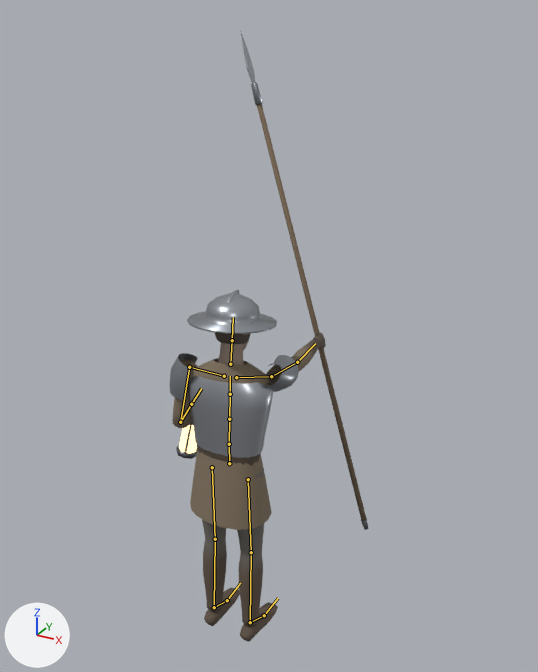
Before and after pictures for a commit that changed the glTF model assets/models/characters/guard.glb.
Camera for both pictures: a 50 mm lens placed at (1.57, -2.48, 2.92), pointed at (-0.01, 0.4, 1.48). Lighting does not change. The marker at lower left points along +X, +Y and +Z. The first picture is the older version. Both versions are drawn at frame 5 of the action 'pull'; the numbers are the values there. The bones that change, and the others that lie on the model, are drawn over the model as lines.

Objects in the first picture: 'Guard'.
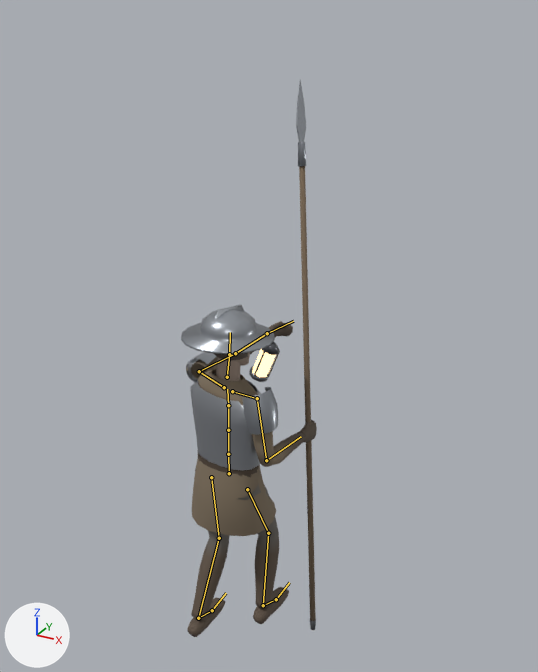
Diff of the bpy script that builds the scene:
```diff
--- a/assets/models/characters/guard.glb.py
+++ b/assets/models/characters/guard.glb.py
@@ bone_hips @@
 bone_hips = bpy.data.objects['Armature'].pose.bones['Hips']  # child of 'Root'
-bone_hips.location = (0.0, 0.0, 0.0)
+bone_hips.location = (0.0, -0.051, -0.007)
@@ bone_spine @@
 bone_spine = bpy.data.objects['Armature'].pose.bones['Spine']  # child of 'Hips'
-bone_spine.rotation_quaternion = (0.999, 0.026, 0.041, -0.002)  # degrees (3, 5, 0)
+bone_spine.rotation_quaternion = (0.999, 0.011, -0.041, 0.002)  # degrees (1, -5, 0)
@@ bone_chest @@
 bone_chest = bpy.data.objects['Armature'].pose.bones['Chest']  # child of 'Spine'
-bone_chest.rotation_quaternion = (0.998, 0.031, 0.048, 0.0)  # degrees (4, 5, 0)
+bone_chest.rotation_quaternion = (0.999, 0.012, -0.048, -0.001)  # degrees (1, -5, 0)
@@ bone_upperchest @@
 bone_upperchest = bpy.data.objects['Armature'].pose.bones['UpperChest']  # child of 'Chest'
-bone_upperchest.rotation_quaternion = (0.998, 0.031, 0.048, 0.003)  # degrees (4, 5, 0)
+bone_upperchest.rotation_quaternion = (0.999, 0.012, -0.048, -0.003)  # degrees (1, -5, 0)
@@ bone_rightupperarm @@
 bone_rightupperarm = bpy.data.objects['Armature'].pose.bones['RightUpperArm']  # child of 'RightShoulder'
-bone_rightupperarm.rotation_quaternion = (0.721, 0.665, 0.184, 0.067)  # degrees (87, 10, 20)
+bone_rightupperarm.rotation_quaternion = (0.96, 0.082, -0.049, 0.262)  # degrees (8, -8, 30)
@@ bone_rightlowerarm @@
 bone_rightlowerarm = bpy.data.objects['Armature'].pose.bones['RightLowerArm']  # child of 'RightUpperArm'
-bone_rightlowerarm.rotation_quaternion = (1.0, 0.022, 0.0, 0.0)  # degrees (2, 0, 0)
+bone_rightlowerarm.rotation_quaternion = (0.755, 0.656, 0.0, 0.0)  # degrees (82, 0, 0)
@@ bone_leftupperarm @@
 bone_leftupperarm = bpy.data.objects['Armature'].pose.bones['LeftUpperArm']  # child of 'LeftShoulder'
-bone_leftupperarm.rotation_quaternion = (0.958, 0.083, -0.075, -0.263)  # degrees (12, -6, -31)
+bone_leftupperarm.rotation_quaternion = (0.721, 0.665, -0.184, -0.067)  # degrees (87, -10, -20)
@@ bone_leftlowerarm @@
 bone_leftlowerarm = bpy.data.objects['Armature'].pose.bones['LeftLowerArm']  # child of 'LeftUpperArm'
-bone_leftlowerarm.rotation_quaternion = (0.809, 0.588, 0.0, 0.0)  # degrees (72, 0, 0)
+bone_leftlowerarm.rotation_quaternion = (1.0, 0.022, 0.0, 0.0)  # degrees (2, 0, 0)
@@ bone_lefthand @@
 bone_lefthand = bpy.data.objects['Armature'].pose.bones['LeftHand']  # child of 'LeftLowerArm'
-bone_lefthand.rotation_quaternion = (1.0, 0.0, 0.0, 0.0)  # degrees (0, 0, 0)
+bone_lefthand.rotation_quaternion = (0.996, -0.075, 0.0, 0.0)  # degrees (-9, 0, 0)
@@ bone_rightupperleg @@
 bone_rightupperleg = bpy.data.objects['Armature'].pose.bones['RightUpperLeg']  # child of 'Hips'
-bone_rightupperleg.rotation_quaternion = (1.0, 0.0, 0.0, 0.0)  # degrees (0, 0, 0)
+bone_rightupperleg.rotation_quaternion = (0.976, 0.219, 0.0, 0.0)  # degrees (25, 0, 0)
@@ bone_rightlowerleg @@
 bone_rightlowerleg = bpy.data.objects['Armature'].pose.bones['RightLowerLeg']  # child of 'RightUpperLeg'
-bone_rightlowerleg.rotation_quaternion = (1.0, 0.0, 0.0, 0.0)  # degrees (0, 0, 0)
+bone_rightlowerleg.rotation_quaternion = (0.963, -0.268, 0.0, 0.0)  # degrees (-31, 0, 0)
@@ bone_rightfoot @@
 bone_rightfoot = bpy.data.objects['Armature'].pose.bones['RightFoot']  # child of 'RightLowerLeg'
-bone_rightfoot.rotation_quaternion = (1.0, 0.0, 0.0, 0.0)  # degrees (0, 0, 0)
+bone_rightfoot.rotation_quaternion = (0.999, 0.051, 0.002, 0.002)  # degrees (6, 0, 0)
@@ bone_leftupperleg @@
 bone_leftupperleg = bpy.data.objects['Armature'].pose.bones['LeftUpperLeg']  # child of 'Hips'
-bone_leftupperleg.rotation_quaternion = (1.0, 0.0, 0.0, 0.0)  # degrees (0, 0, 0)
+bone_leftupperleg.rotation_quaternion = (0.997, 0.079, 0.002, 0.019)  # degrees (9, 0, 2)
@@ bone_leftlowerleg @@
 bone_leftlowerleg = bpy.data.objects['Armature'].pose.bones['LeftLowerLeg']  # child of 'LeftUpperLeg'
-bone_leftlowerleg.rotation_quaternion = (1.0, 0.0, 0.0, 0.0)  # degrees (0, 0, 0)
+bone_leftlowerleg.rotation_quaternion = (0.961, -0.275, 0.0, 0.0)  # degrees (-32, 0, 0)
@@ bone_leftfoot @@
 bone_leftfoot = bpy.data.objects['Armature'].pose.bones['LeftFoot']  # child of 'LeftLowerLeg'
-bone_leftfoot.rotation_quaternion = (1.0, 0.0, 0.0, 0.0)  # degrees (0, 0, 0)
+bone_leftfoot.rotation_quaternion = (0.98, 0.197, -0.023, -0.017)  # degrees (23, -2, -2)
```

Pixel boxes [x1, y1, x2, y2] of what changed, in the pictures (538 x 672 px):
'Guard', posed (31% narrower, 9% shorter): before [169, 30, 368, 642]; after [181, 80, 317, 637]
bone 'Hips', root to tip: before (229, 463) to (229, 444); after (229, 473) to (228, 454)
bone 'Spine', root to tip: before (229, 444) to (229, 419); after (228, 454) to (228, 430)
bone 'Chest', root to tip: before (229, 419) to (230, 394); after (228, 430) to (228, 405)
bone 'UpperChest', root to tip: before (230, 394) to (230, 376); after (228, 405) to (227, 389)
bone 'RightUpperArm', root to tip: before (271, 376) to (297, 362); after (257, 398) to (266, 460)
bone 'RightLowerArm', root to tip: before (297, 362) to (315, 343); after (266, 460) to (301, 436)
bone 'LeftUpperArm', root to tip: before (189, 367) to (180, 422); after (199, 371) to (235, 353)
bone 'LeftLowerArm', root to tip: before (180, 422) to (191, 404); after (235, 353) to (267, 333)
bone 'LeftHand', root to tip: before (191, 404) to (201, 388); after (267, 333) to (293, 321)
bone 'RightUpperLeg', root to tip: before (248, 479) to (251, 552); after (247, 489) to (268, 533)
bone 'RightLowerLeg', root to tip: before (251, 552) to (250, 622); after (268, 533) to (263, 605)
bone 'RightFoot', root to tip: before (250, 622) to (264, 615); after (263, 605) to (276, 599)
bone 'LeftUpperLeg', root to tip: before (212, 467) to (215, 539); after (211, 477) to (219, 538)
bone 'LeftLowerLeg', root to tip: before (215, 539) to (214, 607); after (219, 538) to (198, 618)
bone 'LeftFoot', root to tip: before (214, 607) to (227, 600); after (198, 618) to (212, 610)
